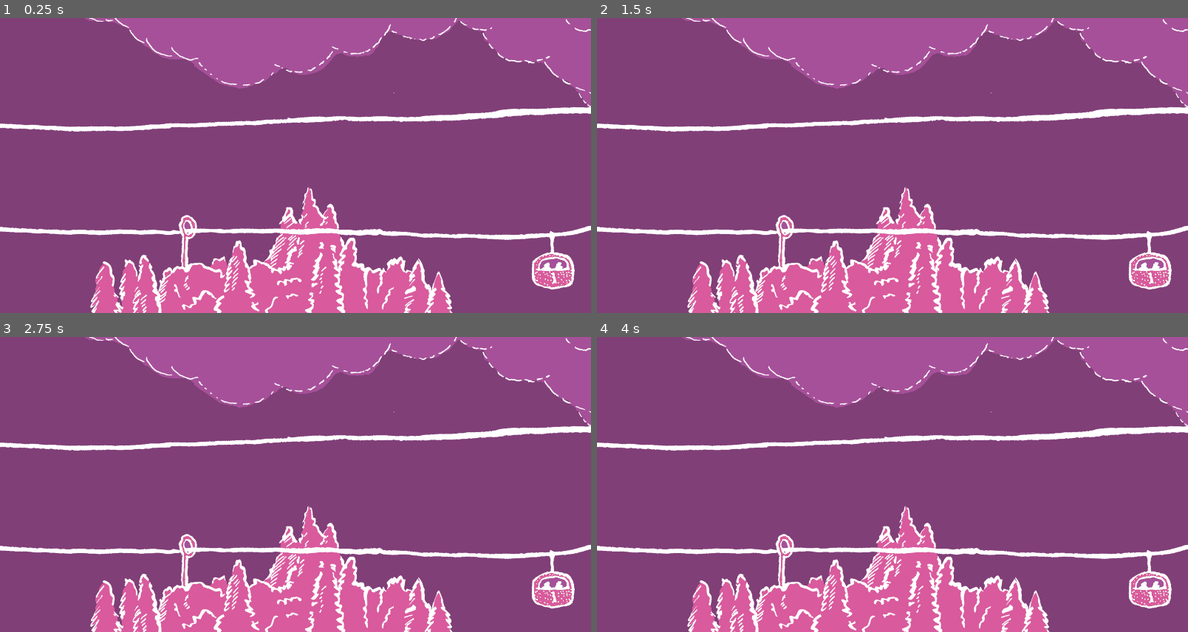
Above: before the commit, frames 1-4 (two rows, left to right).
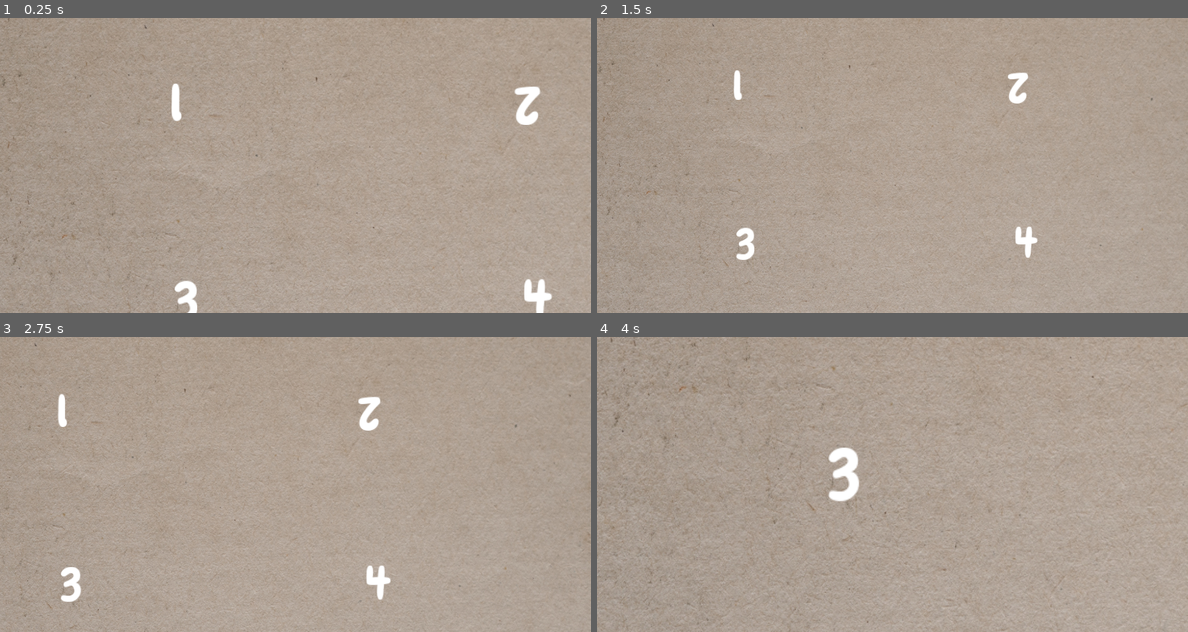
Above: after the commit, the same moments.

Repository: pabloselin/quien_soy
Game: Godot game, scene res://Main.tscn
Two runs of this game, one before a commit and one after it. Both use one fixed random seed, a clock stepped at 60 frames per second and the inputs below. This scene is started directly instead of the project's main scene.
Inputs (mouse positions are in pixels of both pictures, inside the frame that each line leads up to):
- Up to frame 1 (0.25 s): no input
- Up to frame 2 (1.5 s): move the mouse to (1022, 150) at 0.52 s; click (1022, 150) at 0.67 s; move the mouse to (774, 180) at 1.27 s; click (774, 180) at 1.42 s
- Up to frame 3 (2.75 s): move the mouse to (354, 419) at 2.02 s; click (354, 419) at 2.17 s
- Up to frame 4 (4 s): move the mouse to (862, 543) at 2.77 s; click (862, 543) at 2.92 s; move the mouse to (1069, 528) at 3.52 s; click (1069, 528) at 3.67 s

The runs differ from the first frame. In frame 1, 100% of the frame differs, in the area x 0-100%, y 0-100%; in frame 2, 100%; in frame 3, 100%; in frame 4, 100%.

Commit message:
Readme and cameraposition

Diff:
--- a/GameVars.gd
+++ b/GameVars.gd
@@ -8,7 +8,7 @@
 
 var activePlayerZoom = Vector2(0.5, 0.5)
 var initialZoom = Vector2(1, 1)
-
+var initialCameraPosition = Vector2(0, 0)
 # Player positions based on screen size
 var playerPositions = {
 	"player1": Vector2(0, 0),
--- a/Main.gd
+++ b/Main.gd
@@ -2,17 +2,33 @@
 
 onready var camara = $Camera2D
 onready var tween = $CameraTween
+var players = ["player1", "player2", "player3", "player4"]
+var currentPlayer = 0
 
 func _ready():
-	pass
+	zoomToPlayer("player1")
 
 # Zooms to selected player position
 func zoomToPlayer(player):
-	tween.interpolate_property(camara, "zoom", Vector2(1, 1), GameVars.activePlayerZoom, 2, Tween.TRANS_ELASTIC, Tween.EASE_IN)
-	tween.interpolate_property(camara, "position", camara.position, GameVars.playerPositions[player], 2, Tween.TRANS_ELASTIC, Tween.EASE_IN)
+	tween.interpolate_property(camara, "zoom", Vector2(1, 1), GameVars.activePlayerZoom, 0.7, Tween.TRANS_LINEAR, Tween.EASE_IN)
+	tween.interpolate_property(camara, "position", camara.position, GameVars.playerPositions[player], 0.3, Tween.TRANS_LINEAR, Tween.EASE_IN)
 	tween.start()
 
 # Zooms back to main view
 func zoomToMain():
-	tween.interpolate_property(camara, "zoom", camara.get_zoom(), GameVars.initialZoom, 2, Tween.TRANS_BACK, Tween.EASE_OUT)
+	tween.interpolate_property(camara, "zoom", camara.get_zoom(), GameVars.initialZoom, 1, Tween.TRANS_BACK, Tween.EASE_OUT)
+	tween.interpolate_property(camara, "position", camara.position, GameVars.initialCameraPosition, 0.4, Tween.TRANS_LINEAR, Tween.EASE_OUT)
 	tween.start()
+
+func _on_CameraTween_tween_all_completed():
+	zoomToMain()
+
+	yield(get_tree().create_timer(1.0), "timeout")
+
+	if players.size() - 1 > currentPlayer:
+		currentPlayer += 1
+		print("zoom to player")
+		zoomToPlayer(players[currentPlayer])
+	else:
+		currentPlayer = 0
+		zoomToPlayer(players[currentPlayer])
--- a/Main.tscn
+++ b/Main.tscn
@@ -1,14 +1,23 @@
-[gd_scene load_steps=3 format=2]
+[gd_scene load_steps=5 format=2]
 
 [ext_resource path="res://Main.gd" type="Script" id=1]
-[ext_resource path="res://gfx/bg_test_03.jpg" type="Texture" id=2]
+[ext_resource path="res://gfx/bgs/paper_01.jpg" type="Texture" id=2]
+[ext_resource path="res://fonts/Chewy-Regular.ttf" type="DynamicFontData" id=3]
+
+[sub_resource type="DynamicFont" id=1]
+size = 160
+use_filter = true
+font_data = ExtResource( 3 )
 
 [node name="Main" type="Node"]
 script = ExtResource( 1 )
 
 [node name="TextureRect" type="TextureRect" parent="."]
-margin_right = 40.0
-margin_bottom = 40.0
+margin_left = -799.384
+margin_top = -524.749
+margin_right = 1360.62
+margin_bottom = 555.251
+rect_scale = Vector2( 1.72184, 1.92179 )
 texture = ExtResource( 2 )
 
 [node name="Camera2D" type="Camera2D" parent="."]
@@ -16,3 +25,38 @@
 current = true
 
 [node name="CameraTween" type="Tween" parent="."]
+
+[node name="Label" type="Label" parent="."]
+margin_left = 549.27
+margin_top = 353.102
+margin_right = 592.27
+margin_bottom = 559.102
+rect_rotation = 180.0
+custom_fonts/font = SubResource( 1 )
+text = "1"
+
+[node name="Label2" type="Label" parent="."]
+margin_left = 1623.29
+margin_top = 362.911
+margin_right = 1666.29
+margin_bottom = 568.911
+rect_rotation = 180.0
+custom_fonts/font = SubResource( 1 )
+text = "2"
+
+[node name="Label3" type="Label" parent="."]
+margin_left = 519.845
+margin_top = 750.342
+margin_right = 600.845
+margin_bottom = 956.342
+custom_fonts/font = SubResource( 1 )
+text = "3"
+
+[node name="Label4" type="Label" parent="."]
+margin_left = 1569.34
+margin_top = 745.438
+margin_right = 1650.34
+margin_bottom = 951.438
+custom_fonts/font = SubResource( 1 )
+text = "4"
+[connection signal="tween_all_completed" from="CameraTween" to="." method="_on_CameraTween_tween_all_completed"]
Not shown, added: README.md
